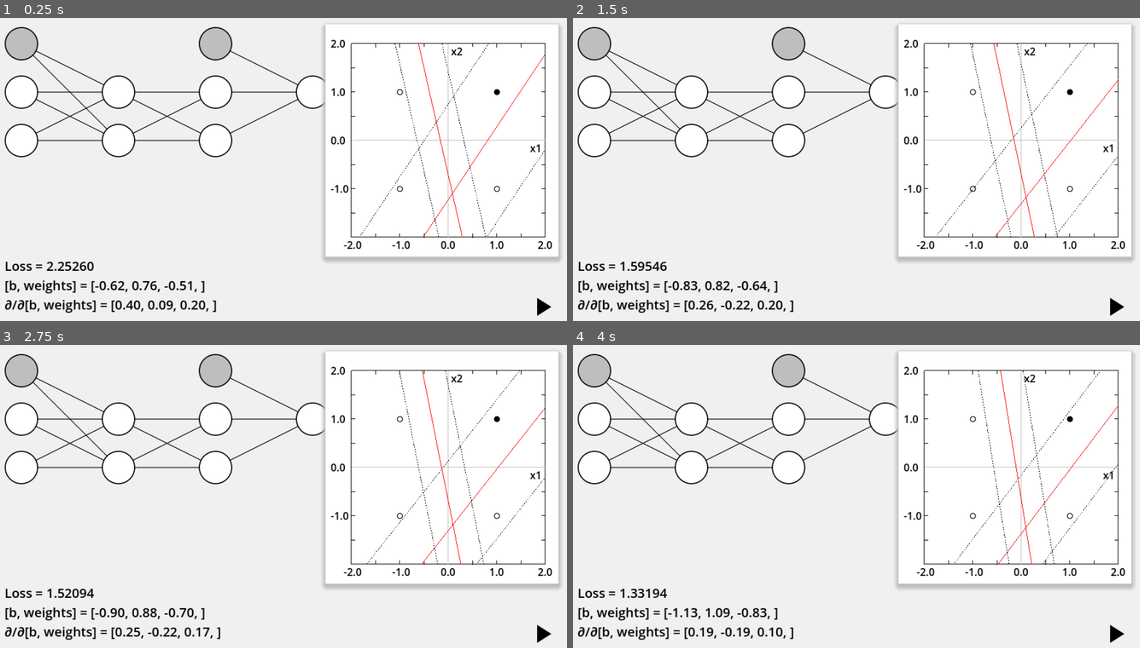
Above: before the commit, frames 1-4 (two rows, left to right).
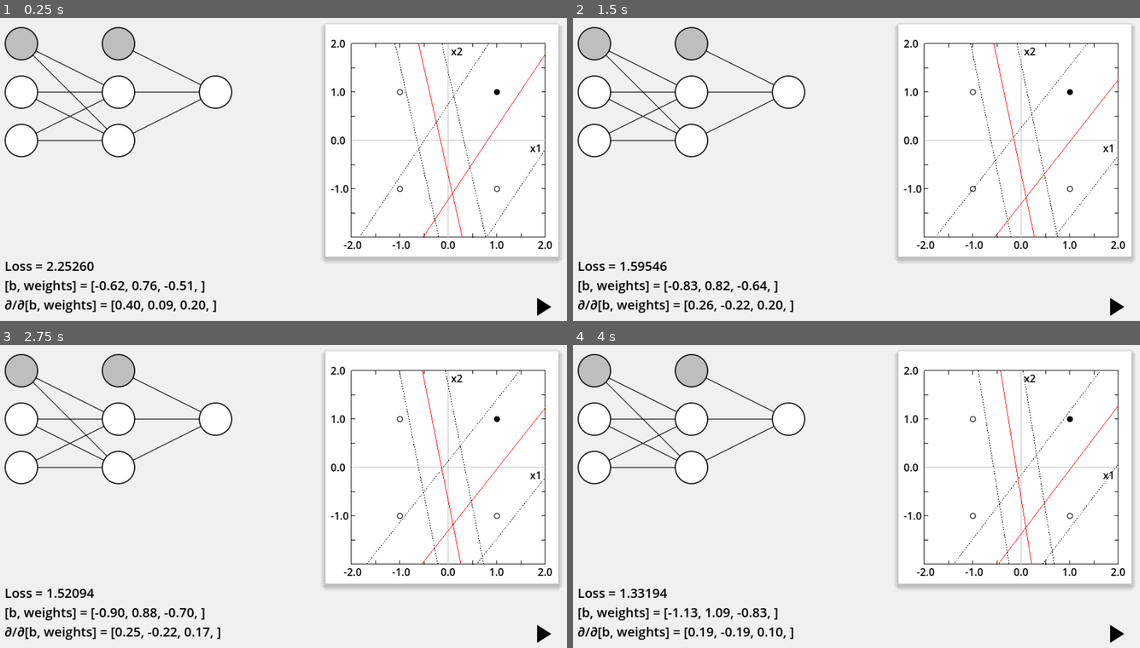
Above: after the commit, the same moments.

Repository: vivisuke/GDNN
Game: Godot game, scene res://main.tscn
Two runs of this game, one before a commit and one after it. Both use one fixed random seed, a clock stepped at 60 frames per second and the inputs below.
Inputs (mouse positions are in pixels of both pictures, inside the frame that each line leads up to):
- Up to frame 1 (0.25 s): no input
- Up to frame 2 (1.5 s): click (1117, 305) at 0.5 s; click (1117, 305) at 1.25 s
- Up to frame 3 (2.75 s): click (544, 632) at 2 s
- Up to frame 4 (4 s): tap Enter at 2.75 s; tap Space at 3.5 s

The runs differ from the first frame. In frame 1, 1.7% of the frame differs, in the area x 17-58%, y 2-47%; in frame 2, 1.7%; in frame 3, 1.7%; in frame 4, 1.7%.

Commit message:
0028 ◎ C 01/08 01/09 0.001│問題│tanh() 層も総結合表示されてしまう

Diff:
--- a/gdnn/bg.gd
+++ b/gdnn/bg.gd
@@ -18,21 +18,21 @@
 	var py = NODE_Y0
 	for l in range(net.m_layers.size()):
 		var layer = net.m_layers[l]
-		var nInputs = net.m_nInputs if l == 0 else layer.m_nInputs
-		var sx = px;
-		px += NODE_DX
-		var sy = NODE_Y0
 		if layer.m_type == Layer.LT_AFFINE:
+			var nInputs = net.m_nInputs if l == 0 else layer.m_nInputs
+			var sx = px;
+			px += NODE_DX
+			var sy = NODE_Y0
 			py = NODE_Y0
 			for d in range(layer.m_nOutputs):
 				py += NODE_DY
 				draw_line(Vector2(sx, sy), Vector2(px, py), Color.BLACK, 0.5, true)
-		for s in range(nInputs):
-			py = NODE_Y0
-			sy += NODE_DY
-			for d in range(layer.m_nOutputs):
-				py += NODE_DY
-				draw_line(Vector2(sx, sy), Vector2(px, py), Color.BLACK, 0.5, true)
+			for s in range(nInputs):
+				py = NODE_Y0
+				sy += NODE_DY
+				for d in range(layer.m_nOutputs):
+					py += NODE_DY
+					draw_line(Vector2(sx, sy), Vector2(px, py), Color.BLACK, 0.5, true)
 	px = NODE_X0
 	py = NODE_Y0
 	for y in range(net.m_nInputs):
@@ -40,13 +40,14 @@
 		draw_node(px, py, Color.WHITE)
 	for l in range(net.m_layers.size()):
 		var layer = net.m_layers[l]
-		px += NODE_DX
-		py = NODE_Y0
 		if layer.m_type == Layer.LT_AFFINE:
-			draw_node(px-NODE_DX, py, Color.GRAY)
-		for y in range(layer.m_nOutputs):
-			py += NODE_DY
-			draw_node(px, py, Color.WHITE)
+			px += NODE_DX
+			py = NODE_Y0
+			if layer.m_type == Layer.LT_AFFINE:
+				draw_node(px-NODE_DX, py, Color.GRAY)
+			for y in range(layer.m_nOutputs):
+				py += NODE_DY
+				draw_node(px, py, Color.WHITE)
 	pass
 func _ready():
 	pass # Replace with function body.
Not shown, changed: GDNN.spr
